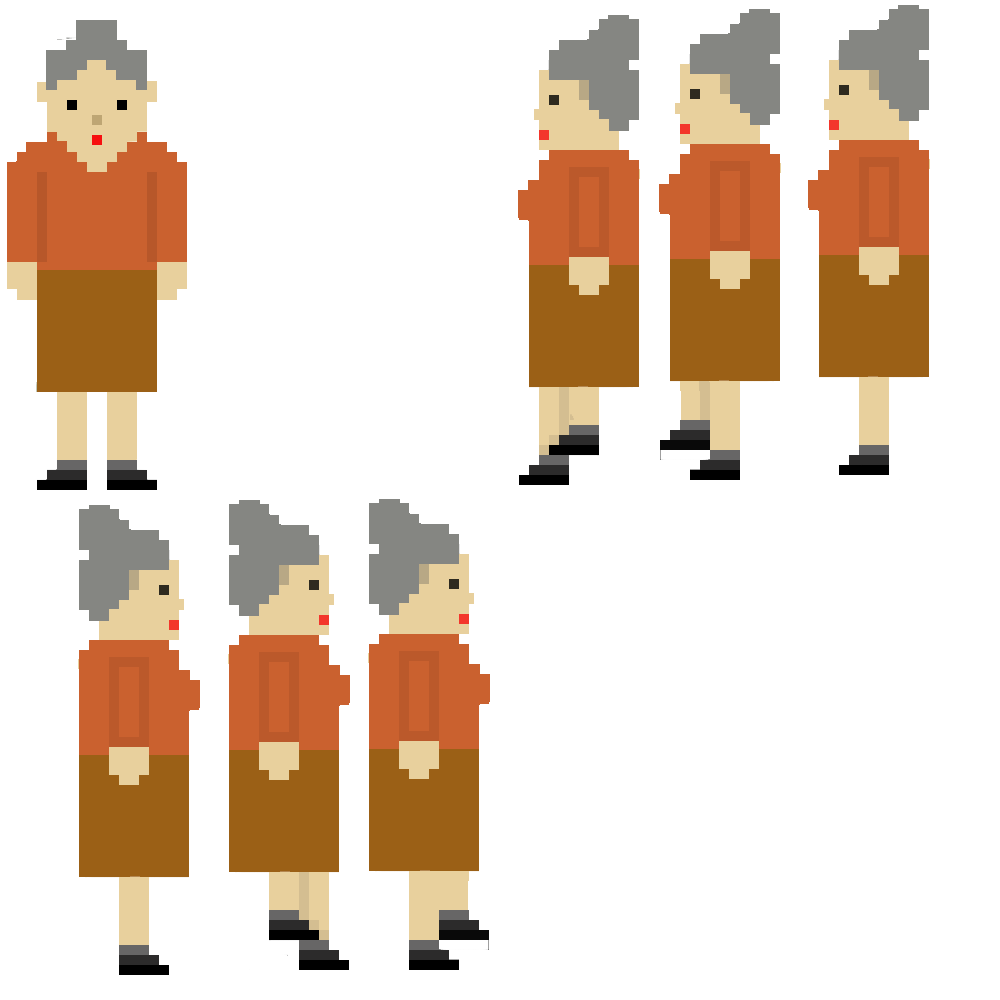
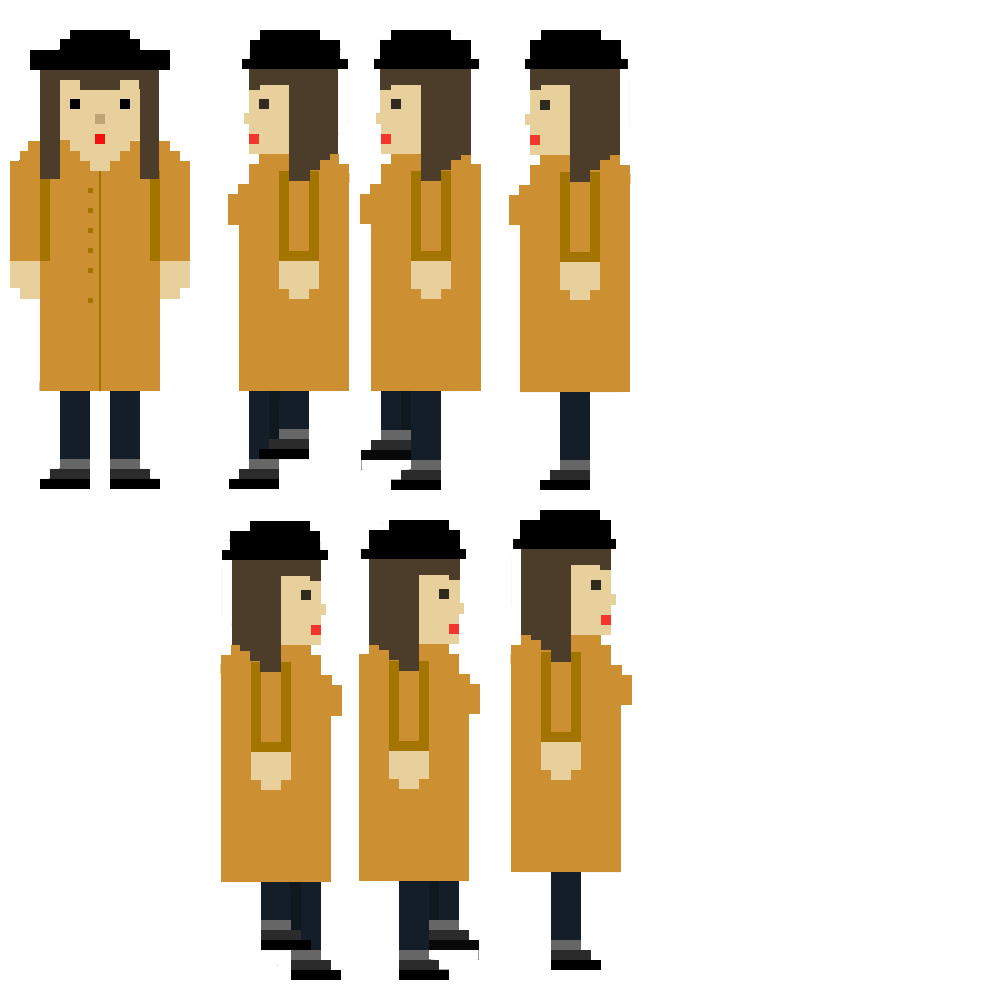
Layers edited between the first and the second 1000 x 1000 image:
added layer "Calque 3 copie 3" (1st of 2) above "Calque 3 copie 3" over [239, 520, 480, 980]
painted on "Calque 3 copie 3" (2nd of 2) over [360, 9, 900, 490]
removed layer "Calque 3 copie 2" over [249, 499, 490, 970]
added layer "Calque 3 copie 5" (1st of 2) above "Calque 3 copie 5" over [220, 521, 342, 980]
painted on "Calque 3 copie 5" (2nd of 2) over [228, 15, 640, 489]
removed layer "Calque 3 copie 4" over [228, 500, 350, 970]
removed layer "Calque 3 copie" over [78, 505, 200, 975]
added layer "Calque 4" above "Calque 3" over [510, 510, 632, 970]
painted on "Calque 3" over [509, 5, 930, 490]
painted on "Calque 2" over [7, 20, 190, 490]
